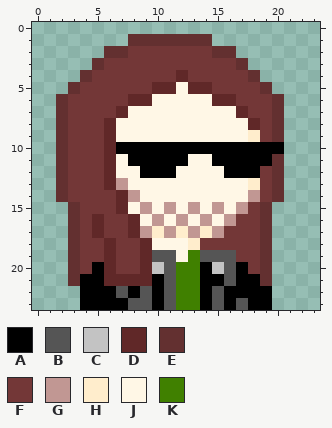
Two states of a pixel-art sprite, images/self.png. That is the earlier state.
The file is 96x96 pixels, drawn in blocks of 4x4; one block is one cell here.
Palette (. is transparent): A #000000  B #555555  C #c3c3c3  D #602828  E #633030  F #733737  G #c19793  H #ffedcc  J #fff7e6  K #408000
Pixels before, first column x 2:
 1 ......EEEEEEE......
 2 ....EEFFFFFFFEE....
 3 ...EFFFFFFFFFFFE...
 4 ..EFFFFFFFDFFFFFE..
 5 .EFFFFFFDDJDDFFFFE.
 6 EFFFFFDDJJJJJDDFFFE
 7 EFFFFDJJJJJJJJJDFFE
 8 EFFFDJJJJJJJJJJJDFE
 9 EFFFDJJJJJJJJJJJHFE
10 EFFFDAAAAAAAAAAAAAA
11 EFFFDJAAAAAJJAAAAAE
12 EFFFDJJAAAJJJJAAAFE
13 EFFFDGJJJJJJJJJJHFE
14 EFFFFDGJJJJJJJJJGFE
15 .EFFFDJGJGJGJGJGFE.
16 .EFDFFDJGJGJGJGFFE.
17 .EFDFFDGHGHGHGFFFE.
18 .EFFDFFDJJJHFFFFFE.
19 .EFFDFFDBBJKBBBFFE.
20 .EFADFFDCBKKACBAFE.
21 .EAADDDDABKKAABAAE.
22 ..AAABABABKKABAAAA.
23 ..AAAABBABKKABABAA.
The same view after the edit:
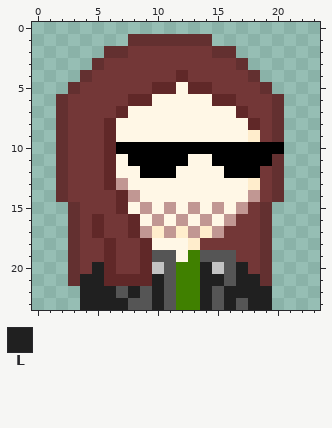
Colours new in this view: L #202020
What changed:
Changed rows in their new state; - is an unchanged pixel.
first column x 4:
20 -L--------L--L--
21 LL----L---LL-LL-
22 LLL-L-L---L-LLLL
23 LLLL--L---L-L-LL
Changed places in both pictures, as pixel boxes (x1, y1, x2, y2):
changed: (80, 262, 272, 310)
